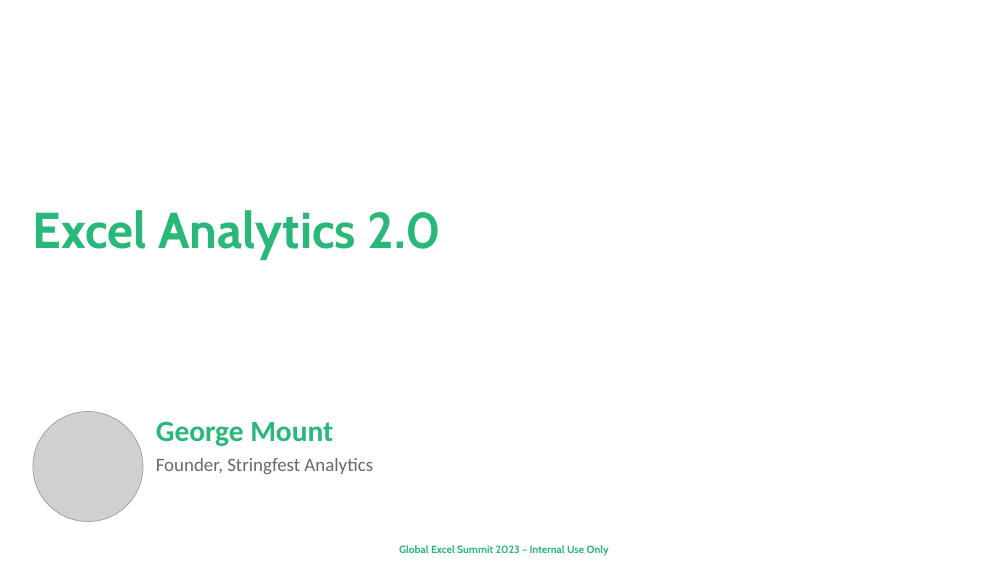
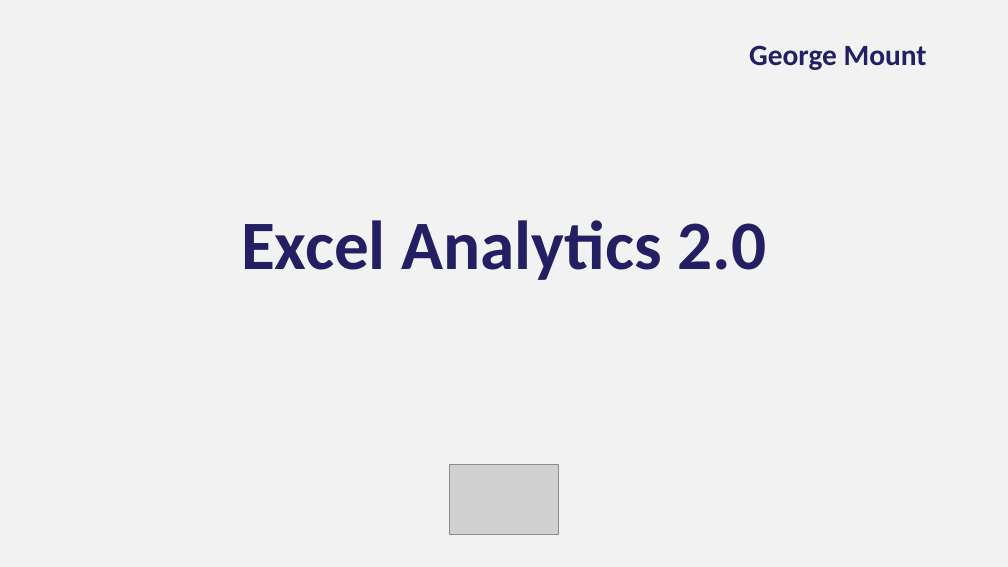
Before and after one commit to stringfestdata/xlgs-2024-analytics-2_0, a slide deck: slide 1 of xlgs-analytics-2_0-slides.pptx. Drawn at 1008x567 pixels with LibreOffice and Linux fonts; fonts in the diff are those of the drawing; grey boxes stand for pictures; background and template pictures are left out. Boxes give left, top, right and bottom in pixels: in the first picture for what was removed or moved away, otherwise in the second. Text is boxed around its words. In the diff, an @@ line names an element or a change of style, - is before the commit and + after.

```diff
--- a/xlgs-analytics-2_0-slides.pptx
+++ b/xlgs-analytics-2_0-slides.pptx
@@ text "George Mount": place and size @@
-text "George Mount" at [156, 421, 333, 446]
+text "George Mount" at [749, 45, 927, 70]
@@ text "George Mount" at [749, 45, 927, 70]: text colour #2AB77A to #241F62; vertical alignment top to middle @@
@@ title "Excel Analytics 2.0": place and size @@
-title "Excel Analytics 2.0" at [33, 210, 441, 259]
+title "Excel Analytics 2.0" at [241, 220, 767, 280]
@@ title "Excel Analytics 2.0" at [241, 220, 767, 280]: size 72 to 99 pt, font Cabin to Calibri, text colour #2AB77A to #241F62; alignment left to centre; line spacing 0.9 to 1; vertical alignment top to middle @@
@@ picture removed at [33, 411, 143, 521] @@
@@ text removed at [156, 458, 373, 474] @@
-Founder, Stringfest Analytics
@@ picture added at [450, 465, 559, 534] @@
@@ text removed at [399, 545, 609, 556] @@
-Global Excel Summit 2023 – Internal Use Only
```
Also in this commit, not shown: 1 slide added, 1 slide removed.
